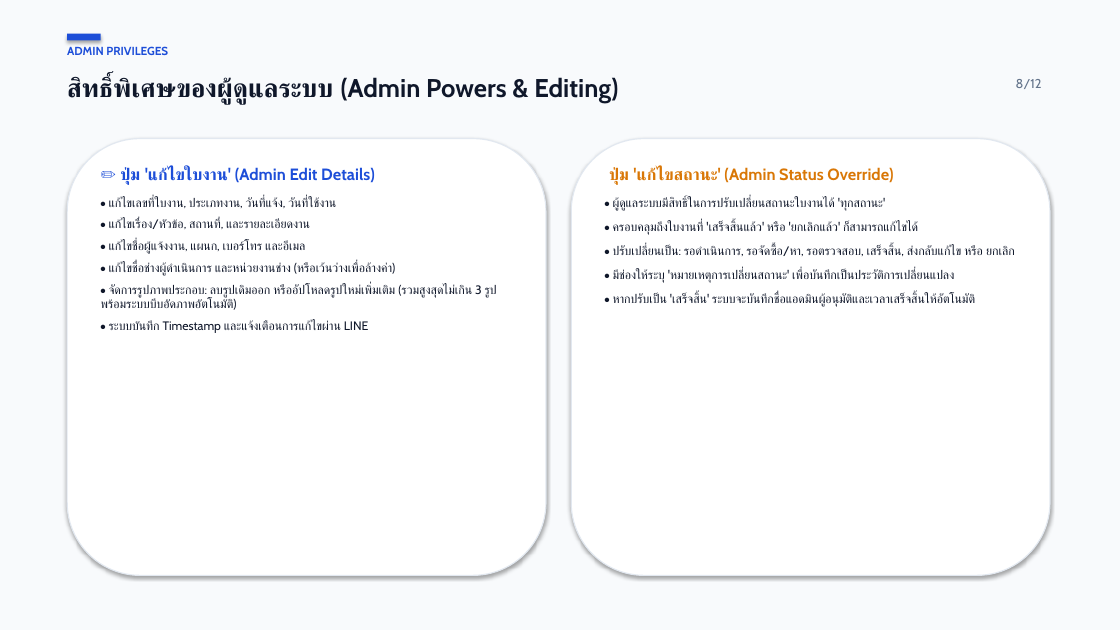
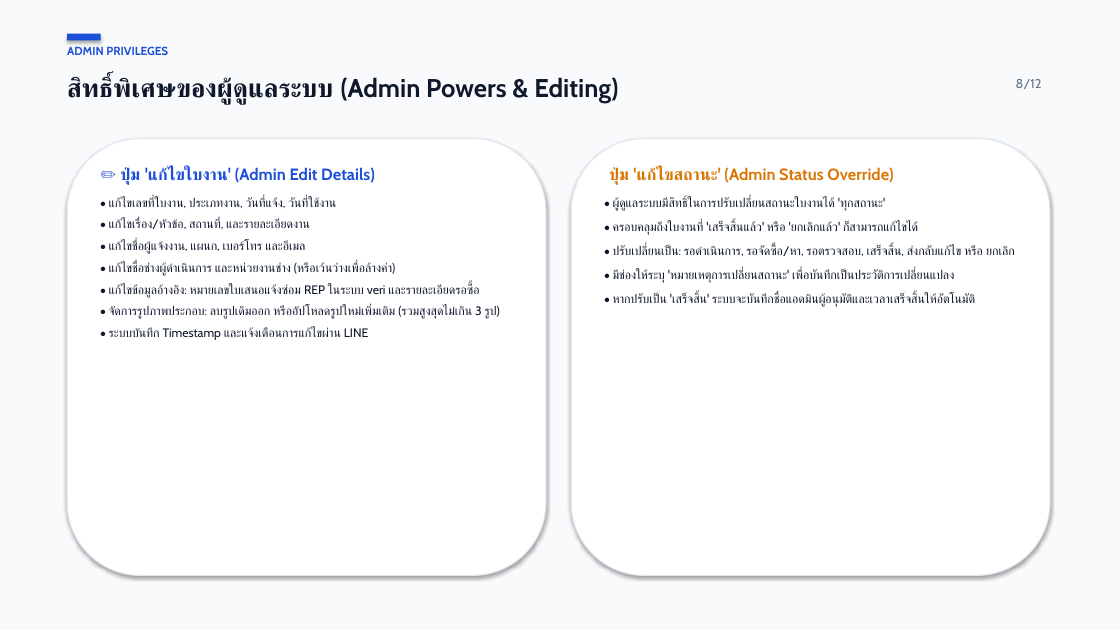
Before and after one commit to maleeart/Stoxy, a slide deck: slide 8 of docs/FM_User_Manual_Presentation.pptx. Drawn at 1120x630 pixels with LibreOffice and Linux fonts; fonts in the diff are those of the drawing. Boxes give left, top, right and bottom in pixels: in the first picture for what was removed or moved away, otherwise in the second. Text is boxed around its words. In the diff, an @@ line names an element or a change of style, - is before the commit and + after.

```diff
--- a/docs/FM_User_Manual_Presentation.pptx
+++ b/docs/FM_User_Manual_Presentation.pptx
@@ text at [109, 284, 500, 319]: text changed @@
-• จัดการรูปภาพประกอบ: ลบรูปเดิมออก หรืออัปโหลดรูปใหม่เพิ่มเติม (รวมสูงสุดไม่เกิน 3 รูป พร้อมระบบบีบอัดภาพอัตโนมัติ)
+• แก้ไขข้อมูลอ้างอิง: หมายเลขใบเสนอแจ้งซ่อม REP ในระบบ veri และรายละเอียดรอซื้อ
+• จัดการรูปภาพประกอบ: ลบรูปเดิมออก หรืออัปโหลดรูปใหม่เพิ่มเติม (รวมสูงสุดไม่เกิน 3 รูป)
```
Also in this commit, not shown: 8 other slides changed, 11 other files.
